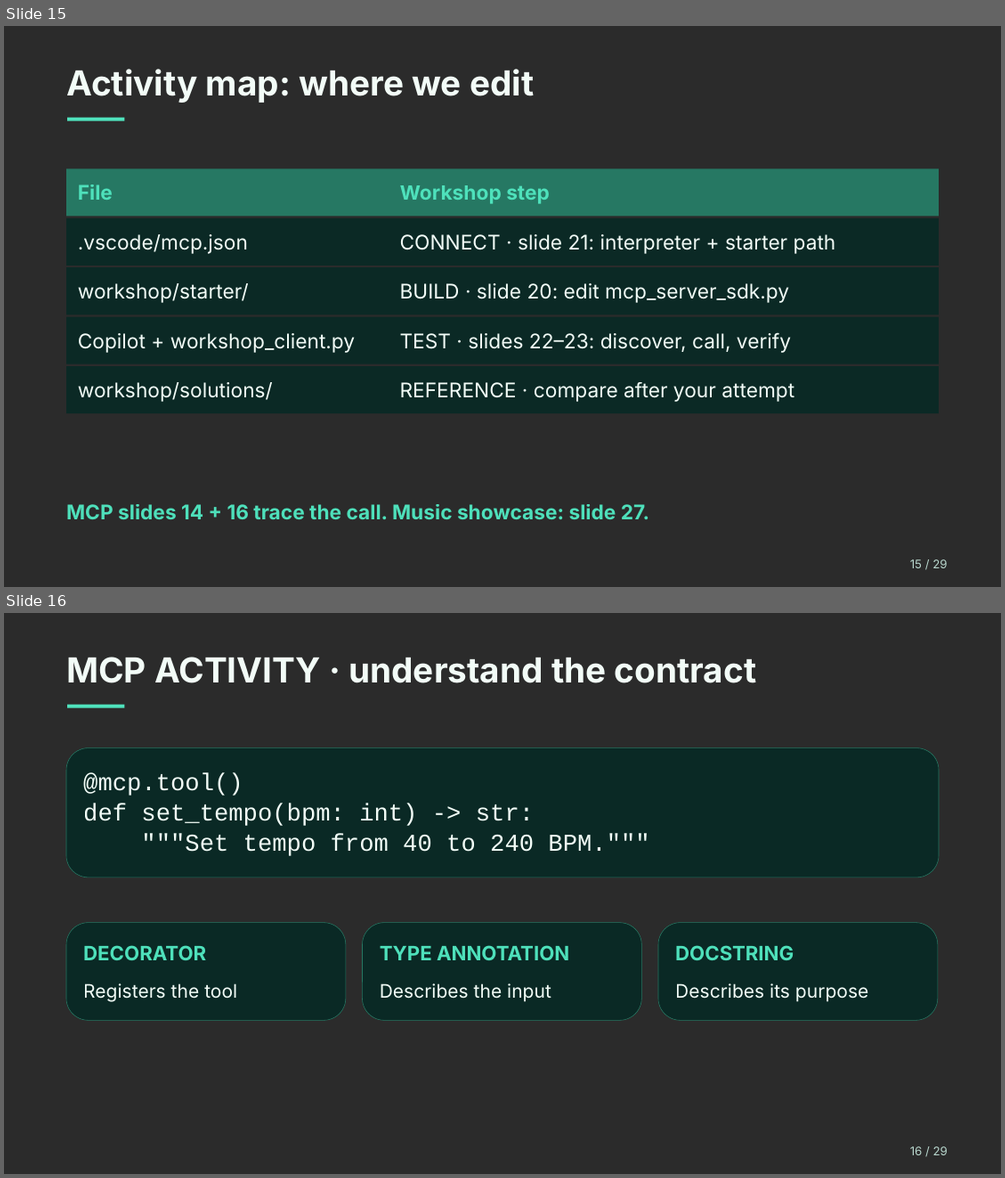
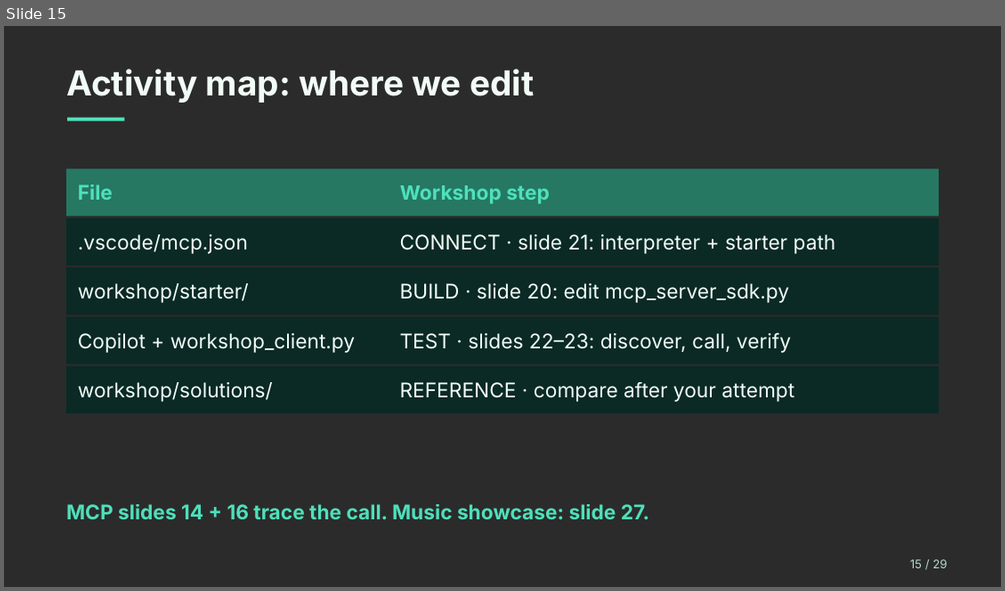
Before and after one commit to pranavsaigandikota/MCPJAM, a slide deck: workshop_delivery/MCPJAM-Workshop-Copilot.pptx. Shown one above the other, each under a label of ours: slides 15 and 16 before the commit, slide 15 after it. The pictures are 1005x1178 and 1005x591 pixels, drawn with LibreOffice and Linux fonts; fonts in the diff are those of the drawing; background and template pictures are left out; a plain dark background stands for a picture behind light text. Boxes give left, top, right and bottom in pixels: in the first picture for what was removed or moved away, otherwise in the second. Text is boxed around its words. In the diff, an @@ line names an element or a change of style, - is before the commit and + after.

```diff
--- a/workshop_delivery/MCPJAM-Workshop-Copilot.pptx
+++ b/workshop_delivery/MCPJAM-Workshop-Copilot.pptx
@@ slide 16 removed at [4, 613, 1001, 1174], background picture (left out) @@
@@ text removed at [66, 657, 757, 683] @@
-MCP ACTIVITY · understand the contract
@@ rectangle removed at [68, 705, 125, 709] @@
@@ rounded rectangle removed at [65, 747, 938, 877] @@
@@ text removed at [83, 773, 649, 856] @@
-@mcp.tool()
-def set_tempo(bpm: int) -> str:
-"""Set tempo from 40 to 240 BPM."""
@@ rounded rectangle removed at [65, 922, 345, 1020] @@
@@ rounded rectangle removed at [362, 922, 641, 1020] @@
@@ rounded rectangle removed at [658, 922, 937, 1020] @@
@@ text removed at [83, 945, 206, 960] @@
-DECORATOR
@@ text removed at [380, 945, 569, 960] @@
-TYPE ANNOTATION
@@ text removed at [675, 945, 793, 960] @@
-DOCSTRING
@@ text removed at [83, 983, 237, 1002] @@
-Registers the tool
@@ text removed at [380, 983, 551, 1002] @@
-Describes the input
@@ text removed at [675, 983, 868, 1002] @@
-Describes its purpose
@@ text removed at [910, 1146, 947, 1155] @@
-16 / 29
```
Also in this commit, not shown: 1 slide added, 6 other files.
